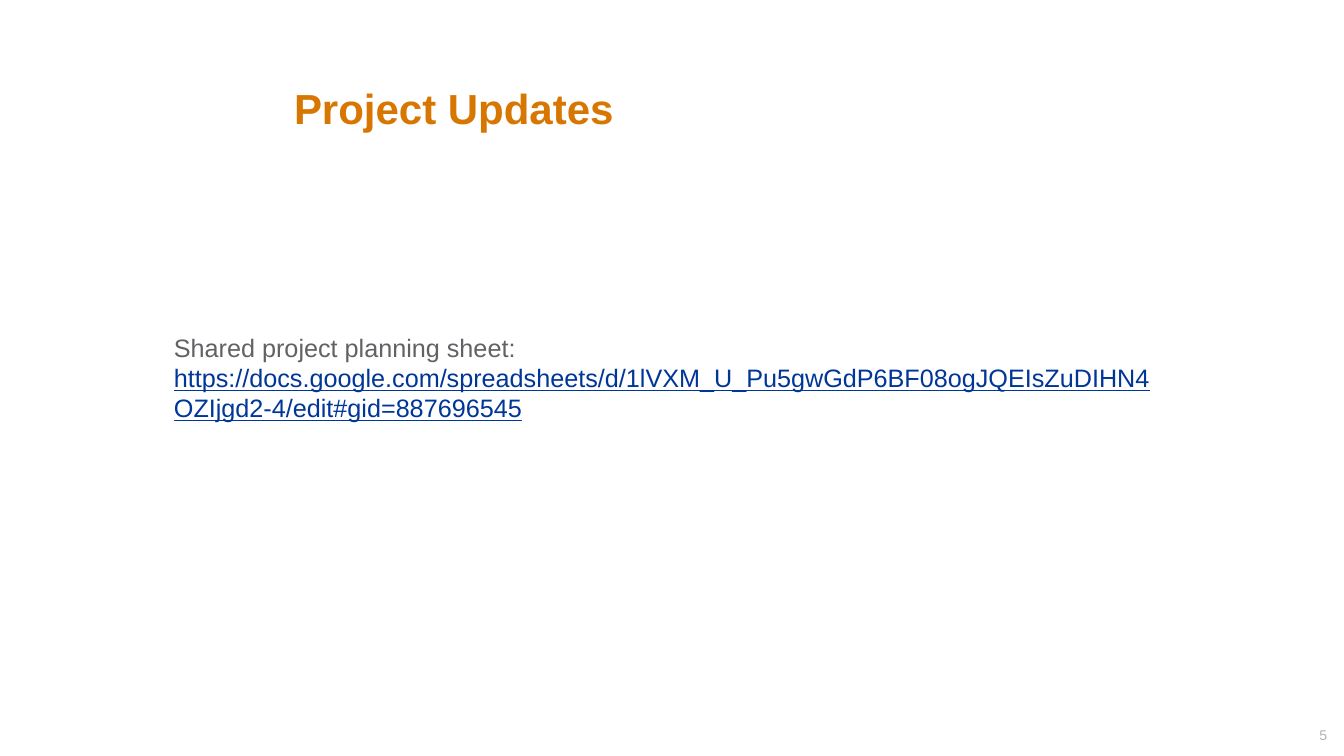
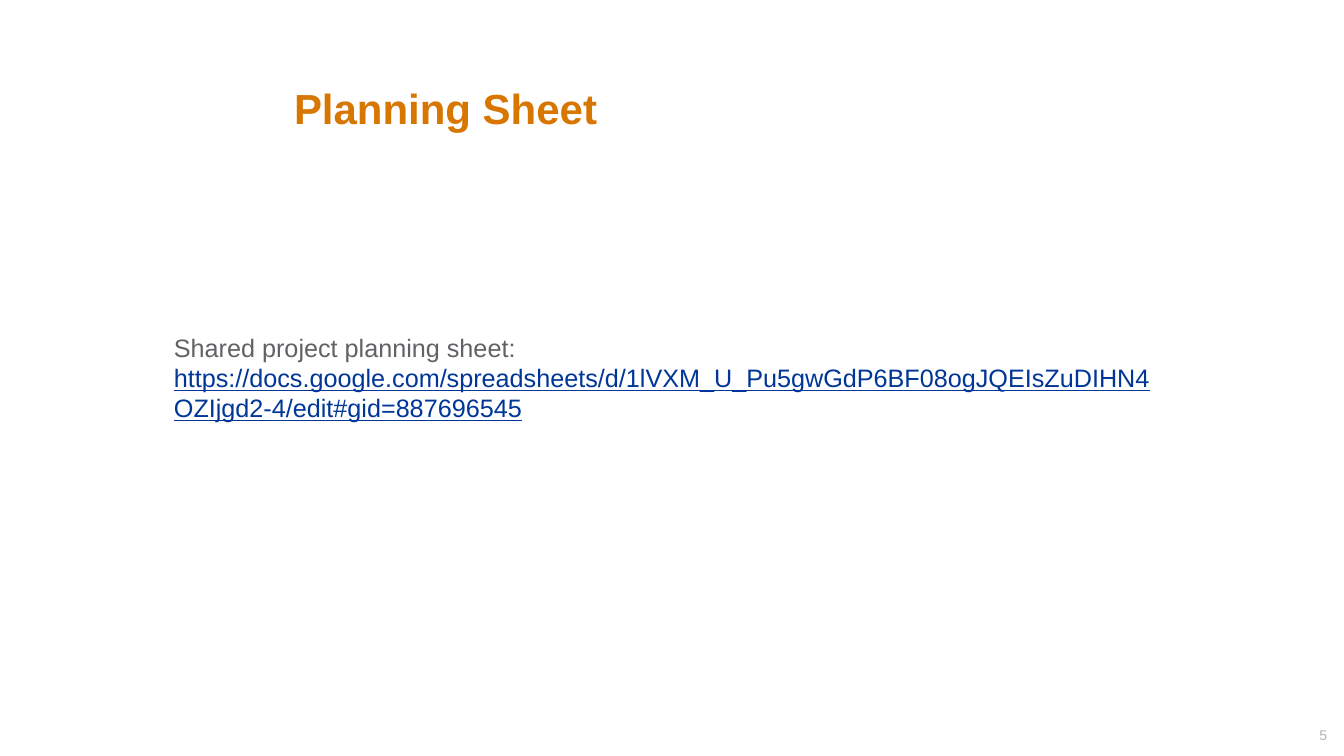
Before and after one commit to JGCRI/seasia, a slide deck: slide 5 of presentations/Malaysia/PNNL_UTM_May_2022.pptx. Drawn at 1344x756 pixels with LibreOffice and Linux fonts; fonts in the diff are those of the drawing; background and template pictures are left out. Boxes give left, top, right and bottom in pixels: in the first picture for what was removed or moved away, otherwise in the second. Text is boxed around its words. In the diff, an @@ line names an element or a change of style, - is before the commit and + after.

```diff
--- a/presentations/Malaysia/PNNL_UTM_May_2022.pptx
+++ b/presentations/Malaysia/PNNL_UTM_May_2022.pptx
@@ title at [294, 93, 597, 133]: text changed @@
-Project Updates
+Planning Sheet
```
Also in this commit, not shown: 3 other slides changed, 2 slides added.
